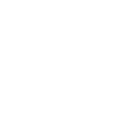
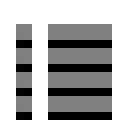
Before/after of a 128x128 layered artwork. What changed in the layer stack:
added group "valide" with 10 layers above "Refresh 4" over [16,24,112,120]
added layer "Settings-cues" in group "valide" over [16,24,112,112]
hid "Refresh 2", moved it into group "valide" over [16,24,112,112]
